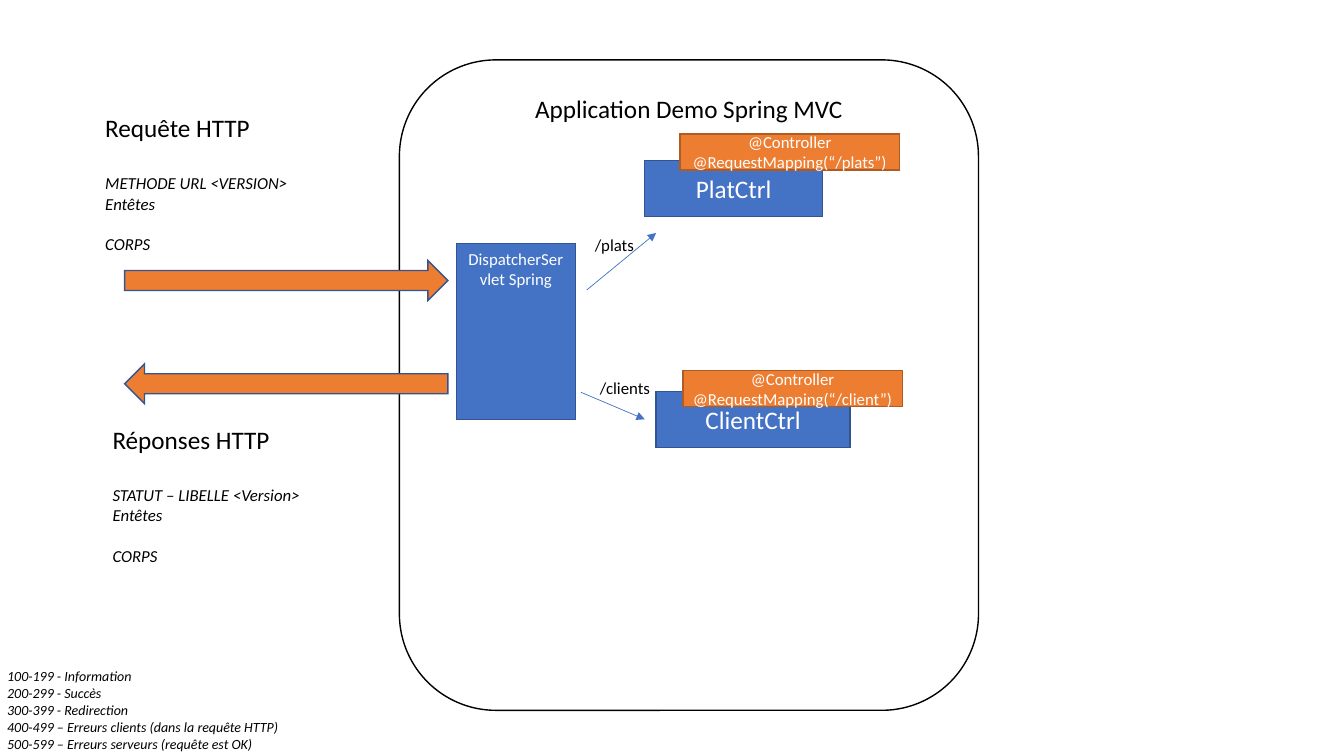
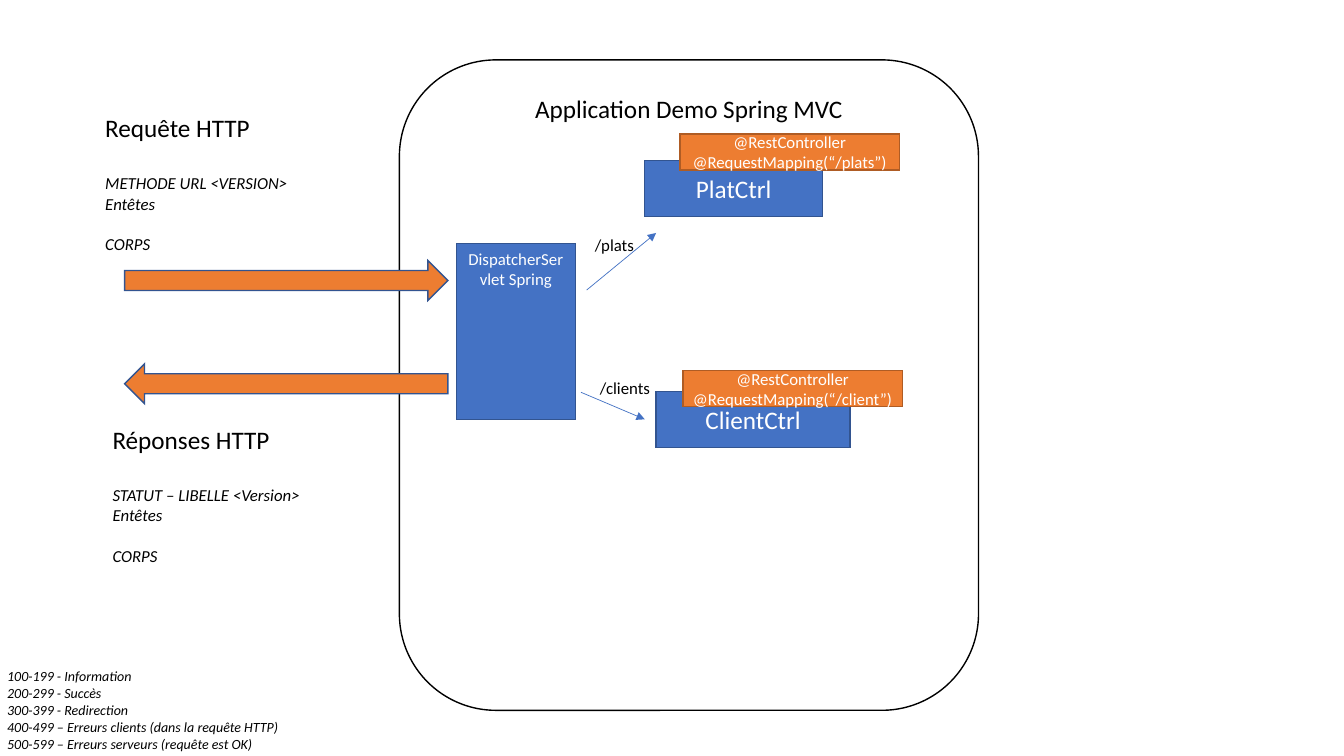
Before and after one commit to mandine44/tpSpringHotel, a slide deck: slide 8 of schemas.pptx. Drawn at 1344x756 pixels with LibreOffice and Linux fonts; fonts in the diff are those of the drawing. Boxes give left, top, right and bottom in pixels: in the first picture for what was removed or moved away, otherwise in the second. Text is boxed around its words. In the diff, an @@ line names an element or a change of style, - is before the commit and + after.

```diff
--- a/schemas.pptx
+++ b/schemas.pptx
@@ text in rectangle at <box>733,136,845,150</box>: text changed @@
-@Controller
+@RestController
@@ text in rectangle at <box>736,373,848,387</box>: text changed @@
-@Controller
+@RestController
```
Also in this commit, not shown: 1 slide added, 8 other files.
